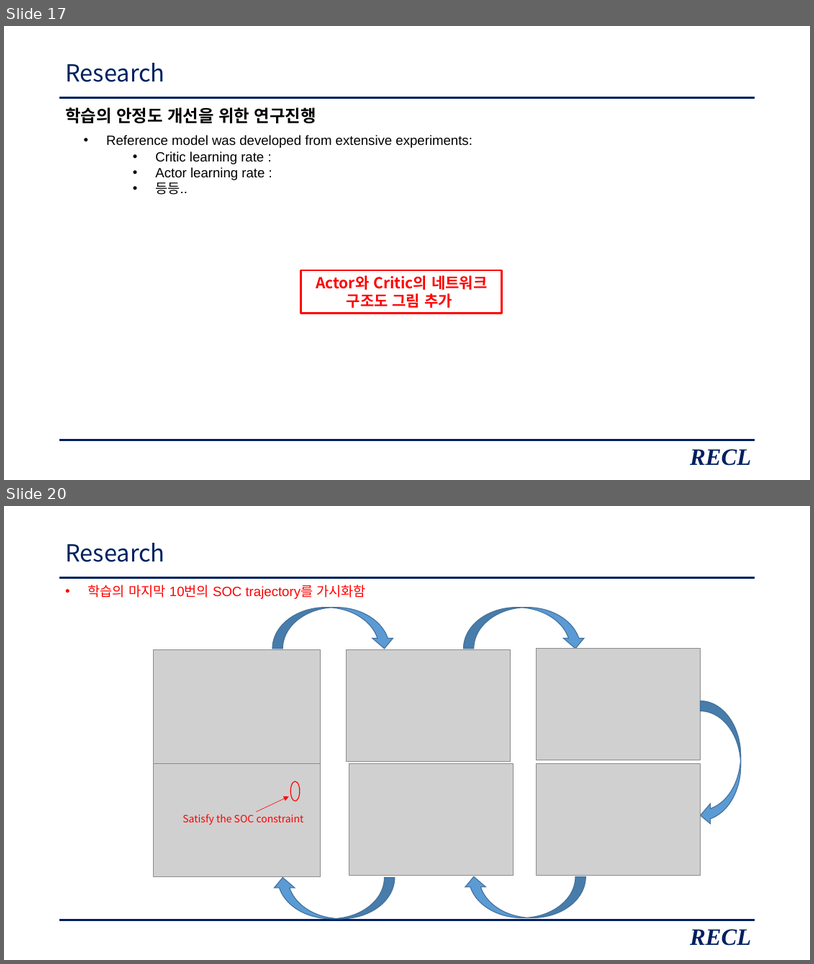
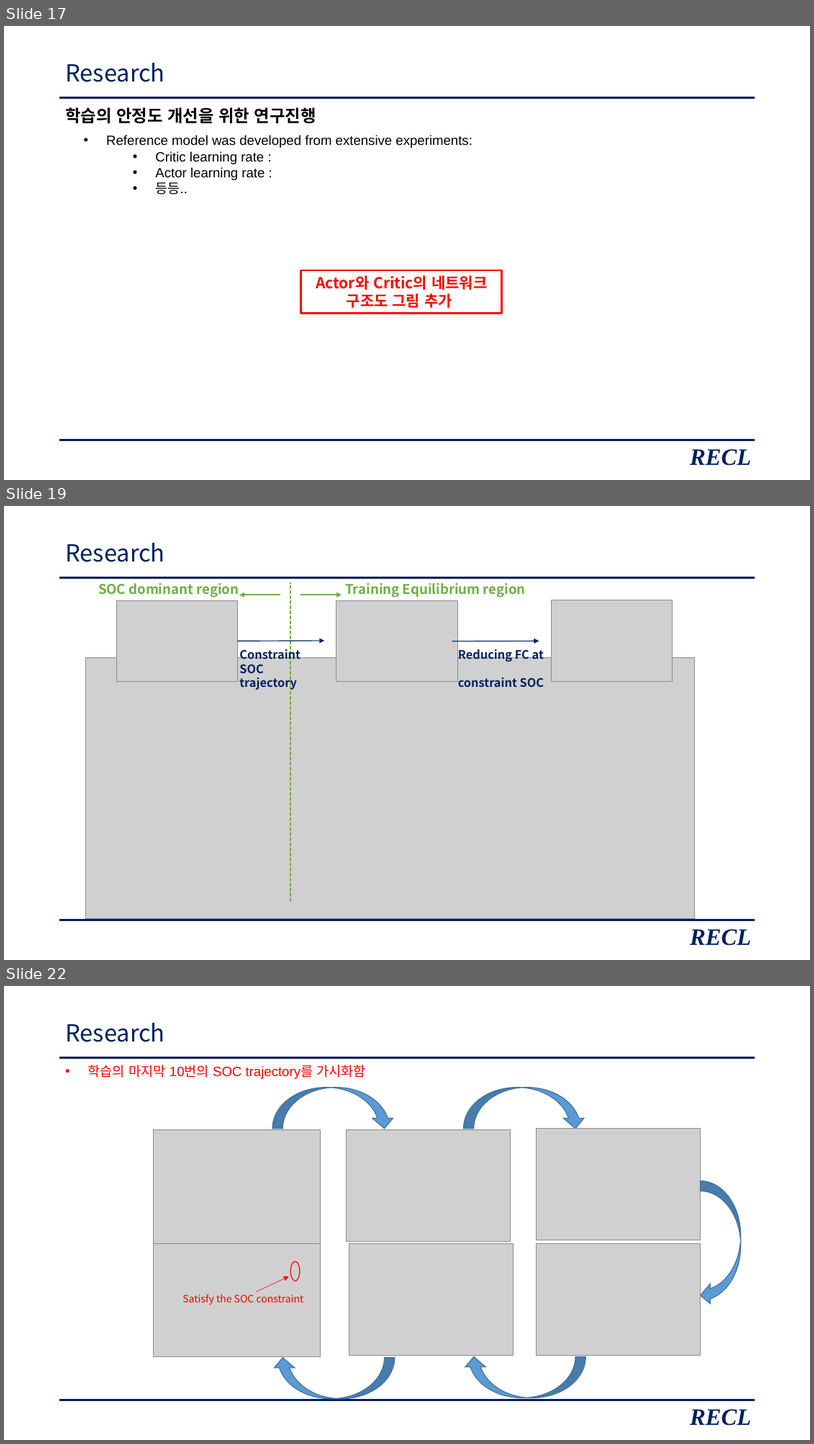
Before and after one commit to zidane89/experiment_essential_degradation, a slide deck: 발표자료_중안3.pptx. Shown one above the other, each under a label of ours: slides 17 and 20 before the commit, slides 17, 19 and 22 after it; the slides between them are not shown. The pictures are 814x964 and 814x1444 pixels, drawn with LibreOffice and Linux fonts; fonts in the diff are those of the drawing; grey boxes stand for pictures. Boxes give left, top, right and bottom in pixels: in the first picture for what was removed or moved away, otherwise in the second. Text is boxed around its words. In the diff, an @@ line names an element or a change of style, - is before the commit and + after.

```diff
--- a/발표자료_중안3.pptx
+++ b/발표자료_중안3.pptx
@@ slide 19 added at [4,506,810,960], background #FFFFFF; not listed: 2 template elements that a slide beside it also shows @@
@@ title added at [65,543,165,562], 28 pt, text #002060 @@
+Research
@@ text added at [98,583,239,597], 16 pt, text #70AD47, bold @@
+SOC dominant region
@@ line added from (291, 901) to (291, 583), #70AD47 1.5 pt dashed @@
@@ text added at [345,583,526,597], 16 pt, text #70AD47, bold @@
+Training Equilibrium region
@@ picture added at [116,600,237,682] @@
@@ arrow added from (281, 595) to (239, 595), #70AD47 1.5 pt @@
@@ arrow added from (301, 595) to (342, 595), #70AD47 1.5 pt @@
@@ picture added at [337,600,458,682] @@
@@ picture added at [551,600,672,682] @@
@@ arrow added from (237, 641) to (324, 641), #002060 1 pt @@
@@ text added at [239,647,301,690], 14 pt, text #002060, bold @@
+Constraint SOC
+trajectory
@@ arrow added from (453, 641) to (540, 641), #002060 1 pt @@
@@ text added at [458,647,545,687], 14 pt, text #002060, bold @@
+Reducing FC at
+constraint SOC
@@ picture added at [86,657,695,919] @@
@@ text added at [690,929,751,945], 28 pt, text #002060, bold, italic @@
+RECL
@@ what was slide 20 is now slide 22 @@
```
Also in this commit, not shown: 3 slides changed, 2 other slides added.
